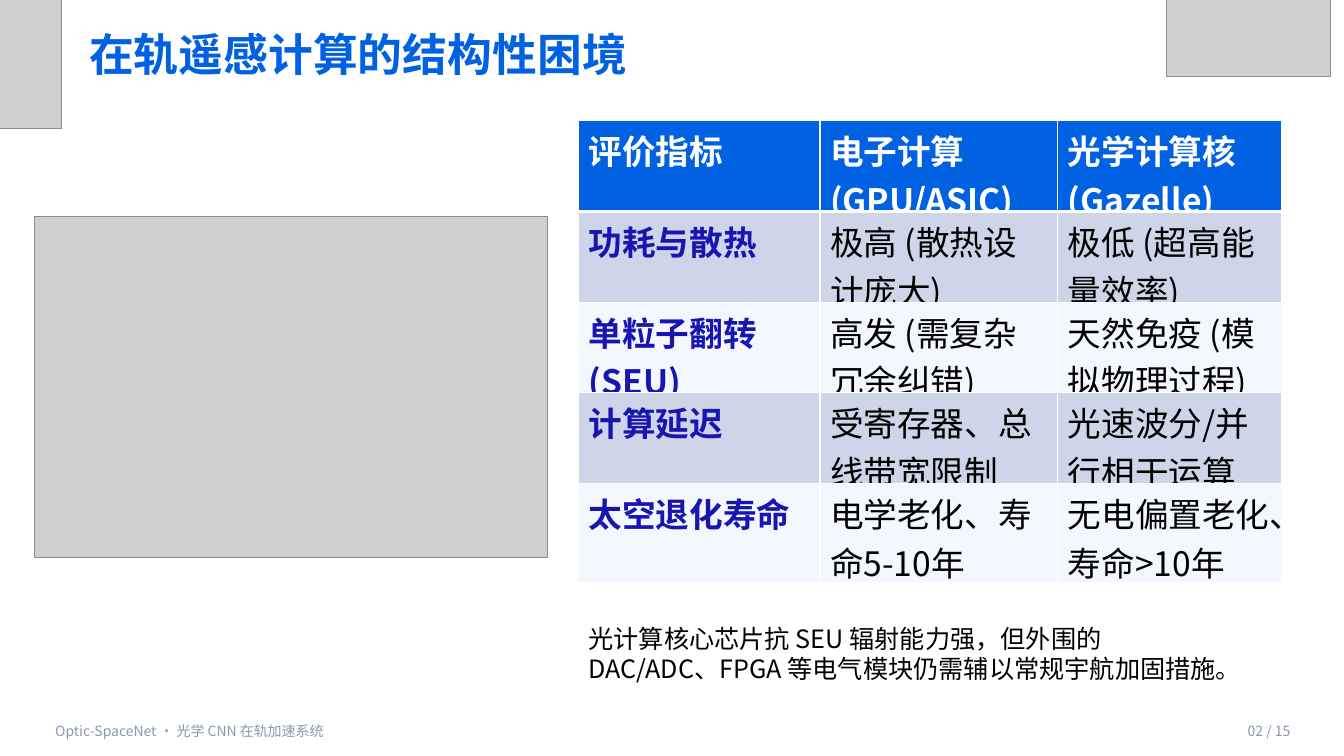
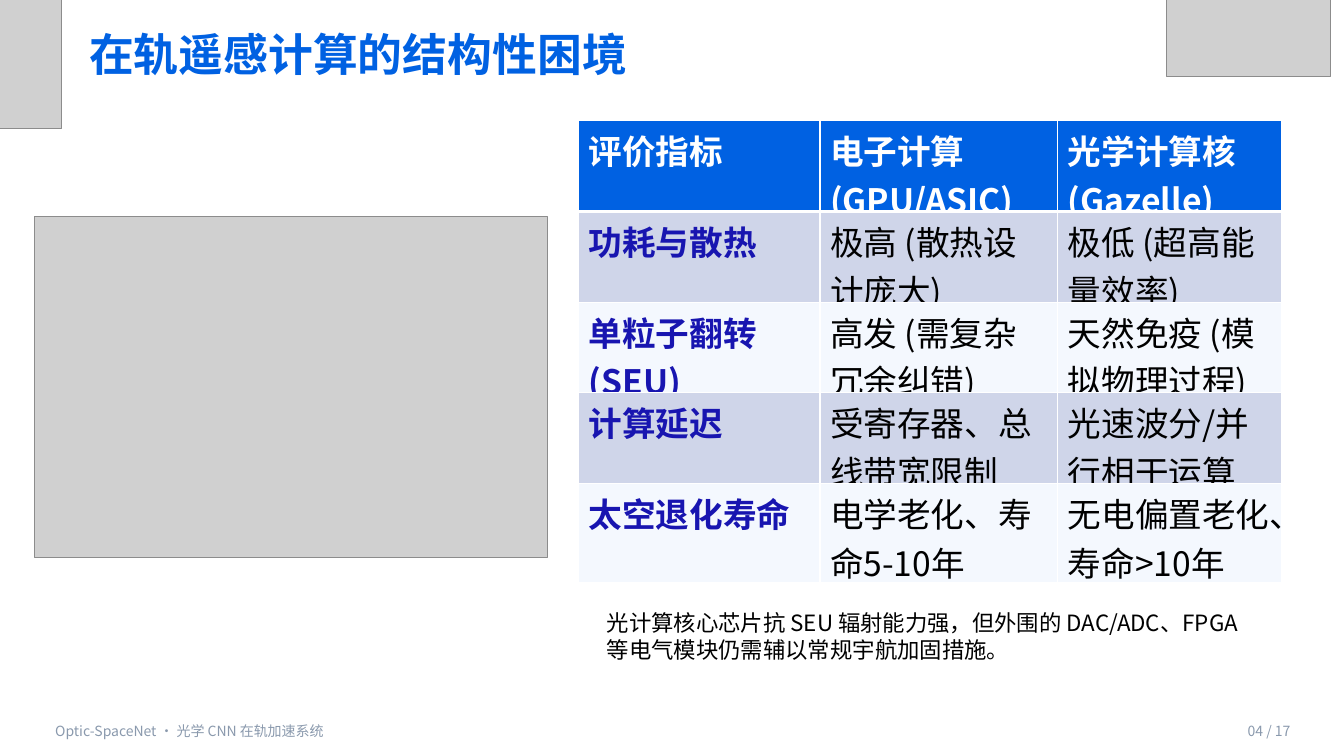
Before and after one commit to lhh010/Optic-SpaceNet-Final, a slide deck: slide 4 of 复赛文档/答辩ppt-CICC1003564-final.pptx (slide 2 before the commit). Drawn at 1344x756 pixels with LibreOffice and Linux fonts; fonts in the diff are those of the drawing; grey boxes stand for pictures. Boxes give left, top, right and bottom in pixels: in the first picture for what was removed or moved away, otherwise in the second. Text is boxed around its words. In the diff, an @@ line names an element or a change of style, - is before the commit and + after.

```diff
--- a/复赛文档/答辩ppt-CICC1003564-final.pptx
+++ b/复赛文档/答辩ppt-CICC1003564-final.pptx
@@ text "光计算核心芯片抗 SEU 辐射能力强，但外围的 DAC/ADC、FPGA 等电气模块仍需辅以常规宇航加固措施。" moved from (x1=589, y1=626, x2=1242, y2=683) to (x1=607, y1=612, x2=1238, y2=660) @@
@@ text "光计算核心芯片抗 SEU 辐射能力强，但外围的 DAC/ADC、FPGA 等电气模块仍需辅以常规宇航加固措施。" at (x1=607, y1=612, x2=1238, y2=660): size 18 to 16 pt @@
@@ text at (x1=1248, y1=725, x2=1291, y2=736): text changed @@
-02 / 15
+04 / 17
```
Also in this commit, not shown: 12 other slides changed, 2 slides added, 1 other file.
